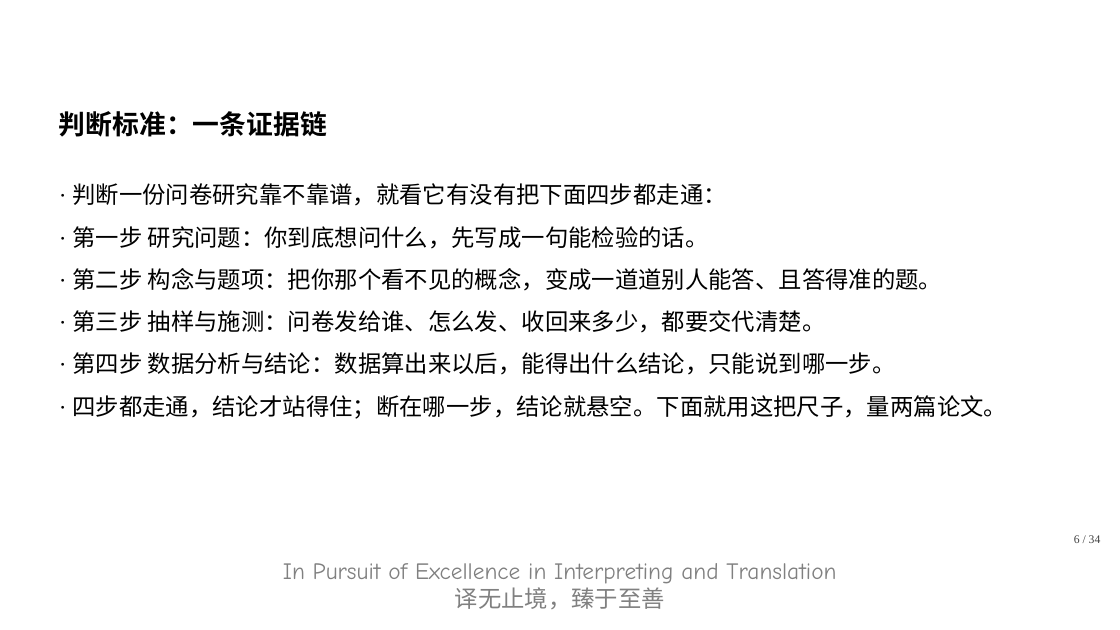
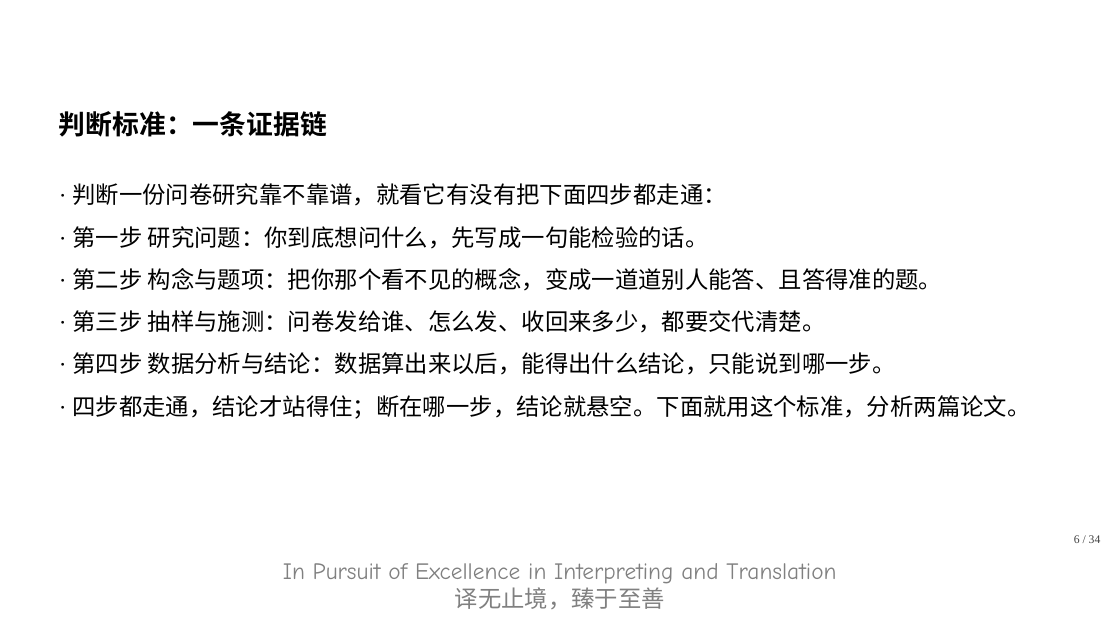
Before and after one commit to CodingGeoff/translation-research-202610, a slide deck: slide 6 of 翻译研究方法/第1组/问卷调查法正反例_v14.pptx. Drawn at 1120x630 pixels with LibreOffice and Linux fonts; fonts in the diff are those of the drawing; background and template pictures are left out. Boxes give left, top, right and bottom in pixels: in the first picture for what was removed or moved away, otherwise in the second. Text is boxed around its words. In the diff, an @@ line names an element or a change of style, - is before the commit and + after.

```diff
--- a/翻译研究方法/第1组/问卷调查法正反例_v14.pptx
+++ b/翻译研究方法/第1组/问卷调查法正反例_v14.pptx
@@ text at (72, 395, 1030, 419): text changed @@
-· 四步都走通，结论才站得住；断在哪一步，结论就悬空。下面就用这把尺子，量两篇论文。
+· 四步都走通，结论才站得住；断在哪一步，结论就悬空。下面就用这个标准，分析两篇论文。
```
Also in this commit, not shown: 17 other slides changed, 1 slide added, 20 other files.
